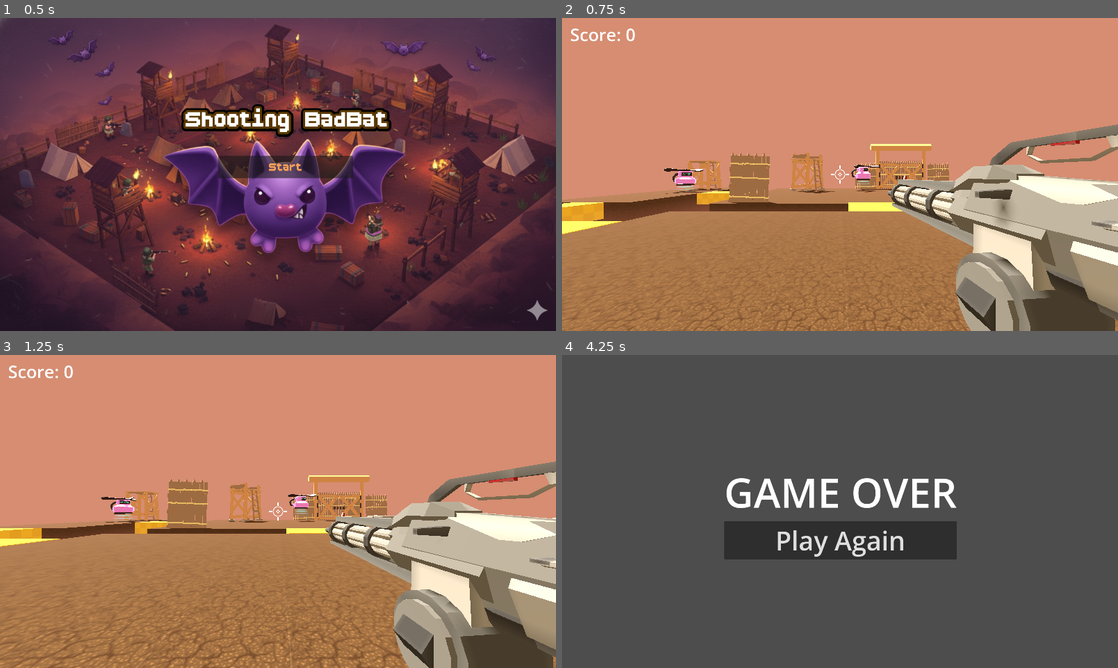
Above: before the commit, frames 1-4 (two rows, left to right).
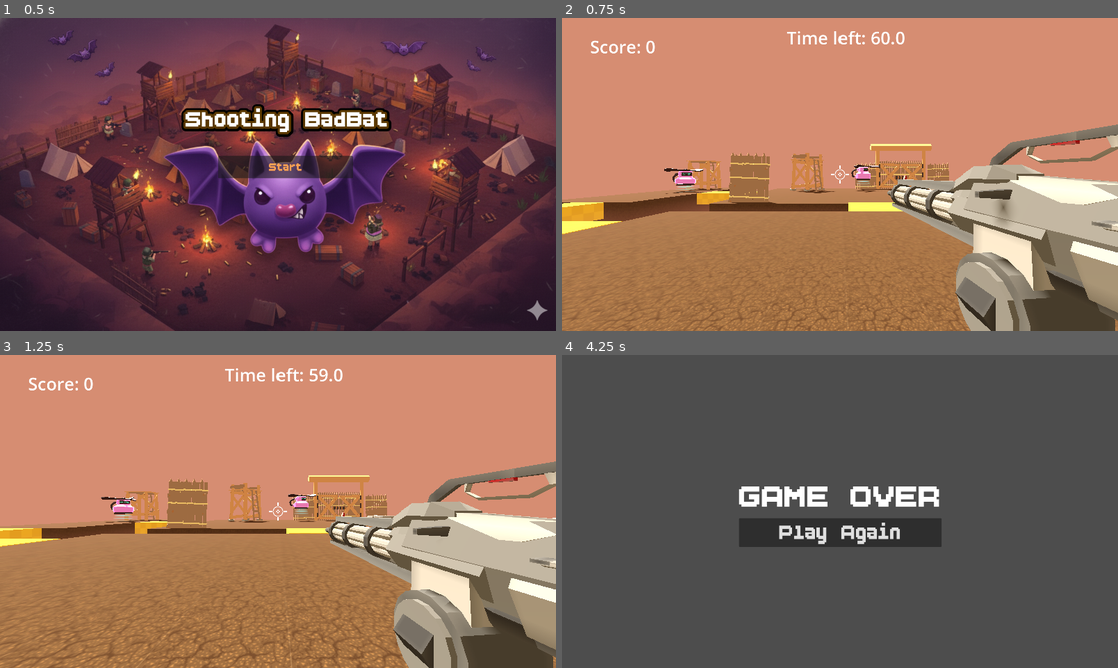
Above: after the commit, the same moments.

Repository: tanyapornsenanorit-code/3Dproject-test
Game: Godot game, scene res://menu/start_menu.tscn
The game is run twice, just before and just after one commit, with the same random seed, the same clock (stepped at 60 frames per second) and the same inputs.
Inputs (mouse positions are in pixels of both pictures, inside the frame that each line leads up to):
- Up to frame 1 (0.5 s): no input
- Up to frame 2 (0.75 s): click "Start" at 0.5 s
- Up to frame 3 (1.25 s): no input
- Up to frame 4 (4.25 s): move the mouse to (867, 511) at 1.27 s; press the mouse at (867, 511) at 1.28 s; hold W (move_forward) from 1.28 s (still down); tap Space (jump) at 1.52, 2.27, 3.77 s; move the mouse to (812, 511) at 2.02 s; release the mouse at (812, 511) at 2.03 s; click (812, 511) at 2.1 s; move the mouse to (851, 505) at 2.77 s; press the mouse at (851, 505) at 2.78 s; move the mouse to (834, 517) at 3.52 s; release the mouse at (834, 517) at 3.53 s; click (834, 517) at 3.6 s

Frame 1 is identical in both runs. In frame 2, 0.7% of the frame differs, in the area x 1-62%, y 3-12%; in frame 3, 0.7%; in frame 4, 5.1%, in the area x 29-71%, y 39-66%.

Commit message:
Update UI

Diff:
--- a/GameOver.tscn
+++ b/GameOver.tscn
@@ -1,6 +1,7 @@
-[gd_scene load_steps=2 format=3 uid="uid://dm1rvyd38xs0q"]
+[gd_scene load_steps=3 format=3 uid="uid://dm1rvyd38xs0q"]
 
 [ext_resource type="Script" uid="uid://rr8bfb4h08kp" path="res://GameOver.gd" id="1_40baj"]
+[ext_resource type="FontFile" uid="uid://baah6s0t372bb" path="res://asset/BoldPixels.ttf" id="2_a1htc"]
 
 [node name="GameOver" type="Control"]
 layout_mode = 3
@@ -21,11 +22,13 @@
 
 [node name="Label" type="Label" parent="CenterContainer/VBoxContainer"]
 layout_mode = 2
+theme_override_fonts/font = ExtResource("2_a1htc")
 theme_override_font_sizes/font_size = 140
 text = "GAME OVER"
 
 [node name="Button" type="Button" parent="CenterContainer/VBoxContainer"]
 layout_mode = 2
+theme_override_fonts/font = ExtResource("2_a1htc")
 theme_override_font_sizes/font_size = 90
 text = "Play Again"
 
--- a/lessons_reference/challenges/time_left.tscn
+++ b/lessons_reference/challenges/time_left.tscn
@@ -19,7 +19,7 @@
 
 [node name="Timer" type="Timer" parent="."]
 unique_name_in_owner = true
-wait_time = 40.0
+wait_time = 60.0
 one_shot = true
 autostart = true
 
--- a/level/game.tscn
+++ b/level/game.tscn
@@ -1,8 +1,10 @@
-[gd_scene load_steps=18 format=3 uid="uid://bpqvmc7qt8xut"]
+[gd_scene load_steps=20 format=3 uid="uid://bpqvmc7qt8xut"]
 
 [ext_resource type="Script" uid="uid://bl4rvfo6g3wbf" path="res://lessons_reference/video_16/game.gd" id="1_8jqrf"]
+[ext_resource type="PackedScene" uid="uid://dls18eeij47k4" path="res://lessons_reference/challenges/player_health_bar.tscn" id="2_6e45w"]
 [ext_resource type="PackedScene" uid="uid://d3kp34dihjeyd" path="res://lessons_reference/video_16/player/player.tscn" id="2_xkvjb"]
 [ext_resource type="PackedScene" uid="uid://xtl5acmpaa04" path="res://lessons_reference/video_16/mob/spawner_3d.tscn" id="3_famlx"]
+[ext_resource type="PackedScene" uid="uid://bp174uwgvqqr7" path="res://lessons_reference/challenges/time_left.tscn" id="3_kkp00"]
 [ext_resource type="PackedScene" uid="uid://dfwbq2vombjvr" path="res://lessons_reference/video_16/mob/mob.tscn" id="4_fxr6r"]
 [ext_resource type="Material" uid="uid://spdpie6nlr1q" path="res://lessons_reference/video_16/level/bridges.tres" id="5_agxqc"]
 [ext_resource type="Material" uid="uid://cp4gi8r3s3twb" path="res://lessons_reference/video_16/level/platforms.tres" id="6_a43n5"]
@@ -55,12 +57,25 @@
 shadow_enabled = true
 directional_shadow_max_distance = 40.0
 
+[node name="HealthBar" parent="." instance=ExtResource("2_6e45w")]
+visible = false
+offset_left = 161.5
+offset_top = 65.0
+offset_right = 512.5
+offset_bottom = 126.0
+
+[node name="TimeLeftLabel" parent="." instance=ExtResource("3_kkp00")]
+offset_left = 20.5
+offset_top = 26.0
+offset_right = 20.5
+offset_bottom = 7.0
+
 [node name="Label" type="Label" parent="."]
 unique_name_in_owner = true
-offset_left = 28.0
-offset_top = 15.0
-offset_right = 256.0
-offset_bottom = 101.0
+offset_left = 97.0
+offset_top = 57.0
+offset_right = 325.0
+offset_bottom = 143.0
 theme_override_font_sizes/font_size = 60
 text = "Score: 0"
 
